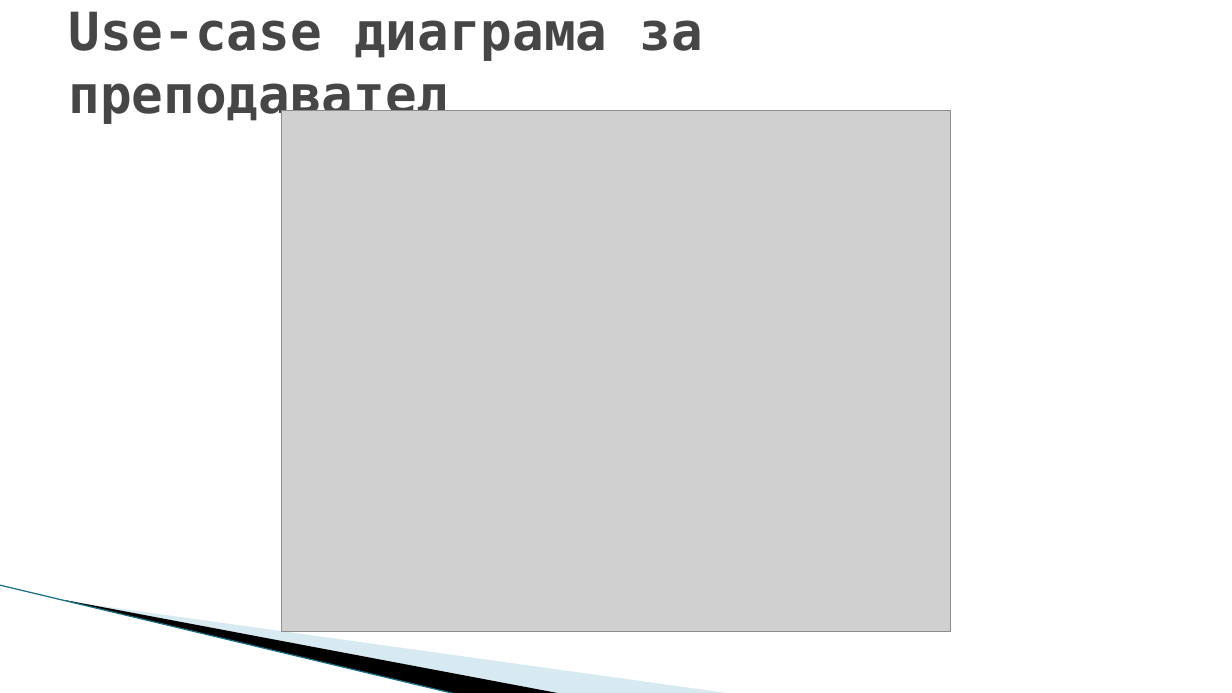
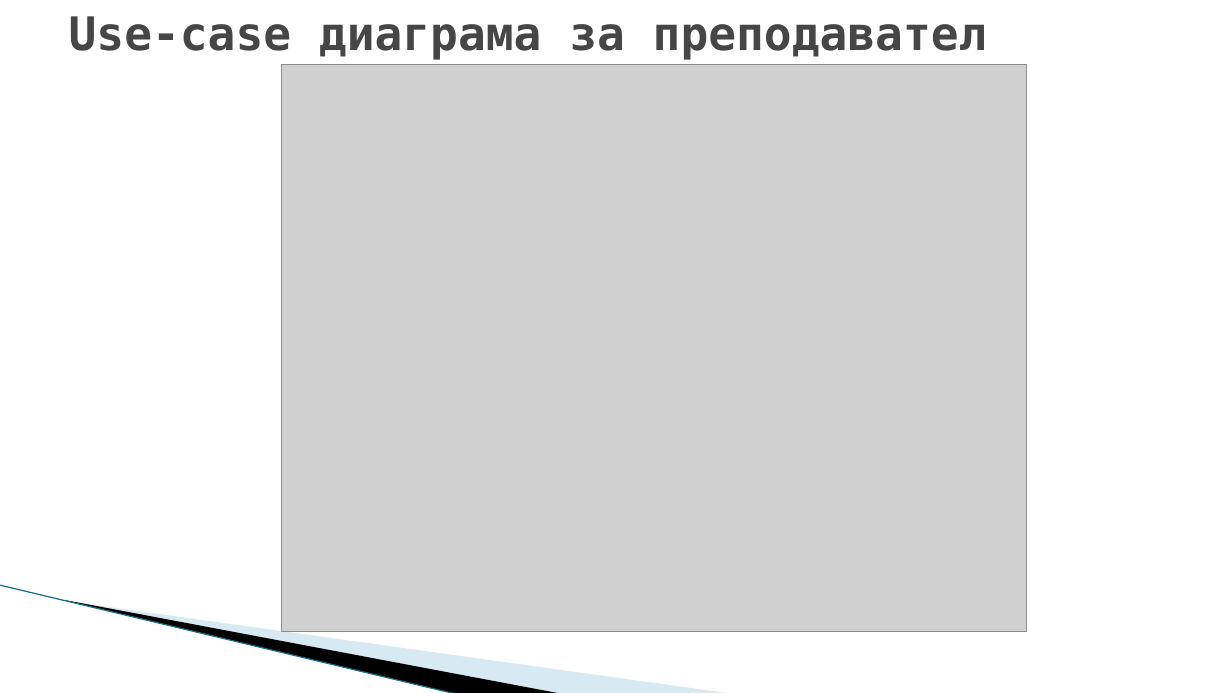
Before and after one commit to sashe944/TestV2Documentation, a slide deck: slide 5 of Мобилен модул за тестова система.pptx. Drawn at 1232x693 pixels with LibreOffice and Linux fonts; fonts in the diff are those of the drawing; grey boxes stand for pictures; background and template pictures are left out. Boxes give left, top, right and bottom in pixels: in the first picture for what was removed or moved away, otherwise in the second. Text is boxed around its words. In the diff, an @@ line names an element or a change of style, - is before the commit and + after.

```diff
--- a/Мобилен модул за тестова система.pptx
+++ b/Мобилен модул за тестова система.pptx
@@ title "Use-case диаграма за преподавател" at (x1=69, y1=16, x2=987, y2=60): size 41 to 36 pt @@
@@ picture resized from (x1=282, y1=111, x2=951, y2=631) to (x1=282, y1=65, x2=1028, y2=631) @@
```
Also in this commit, not shown: 7 other slides changed, 1 slide added, 3 other files.
